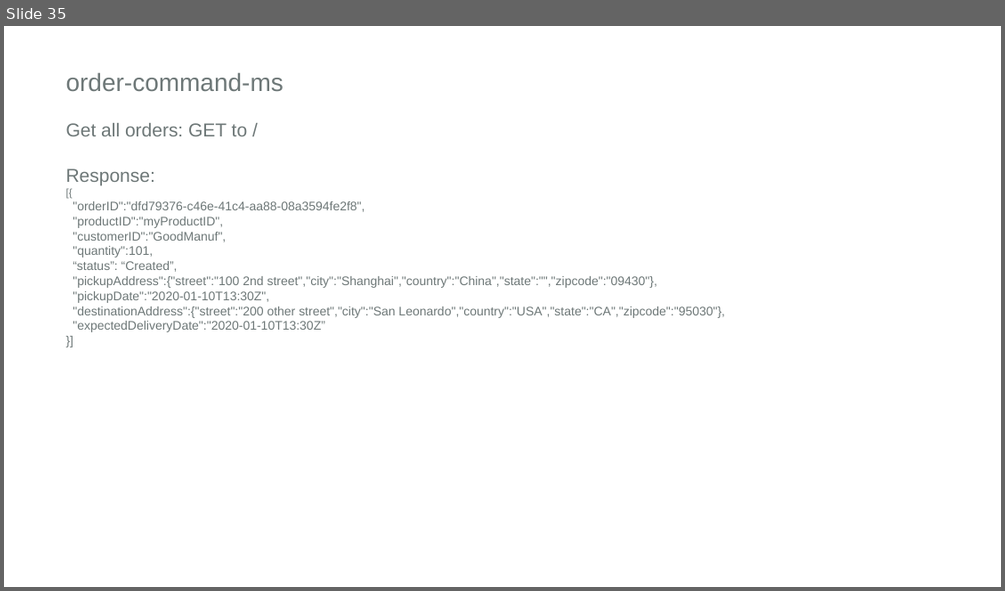
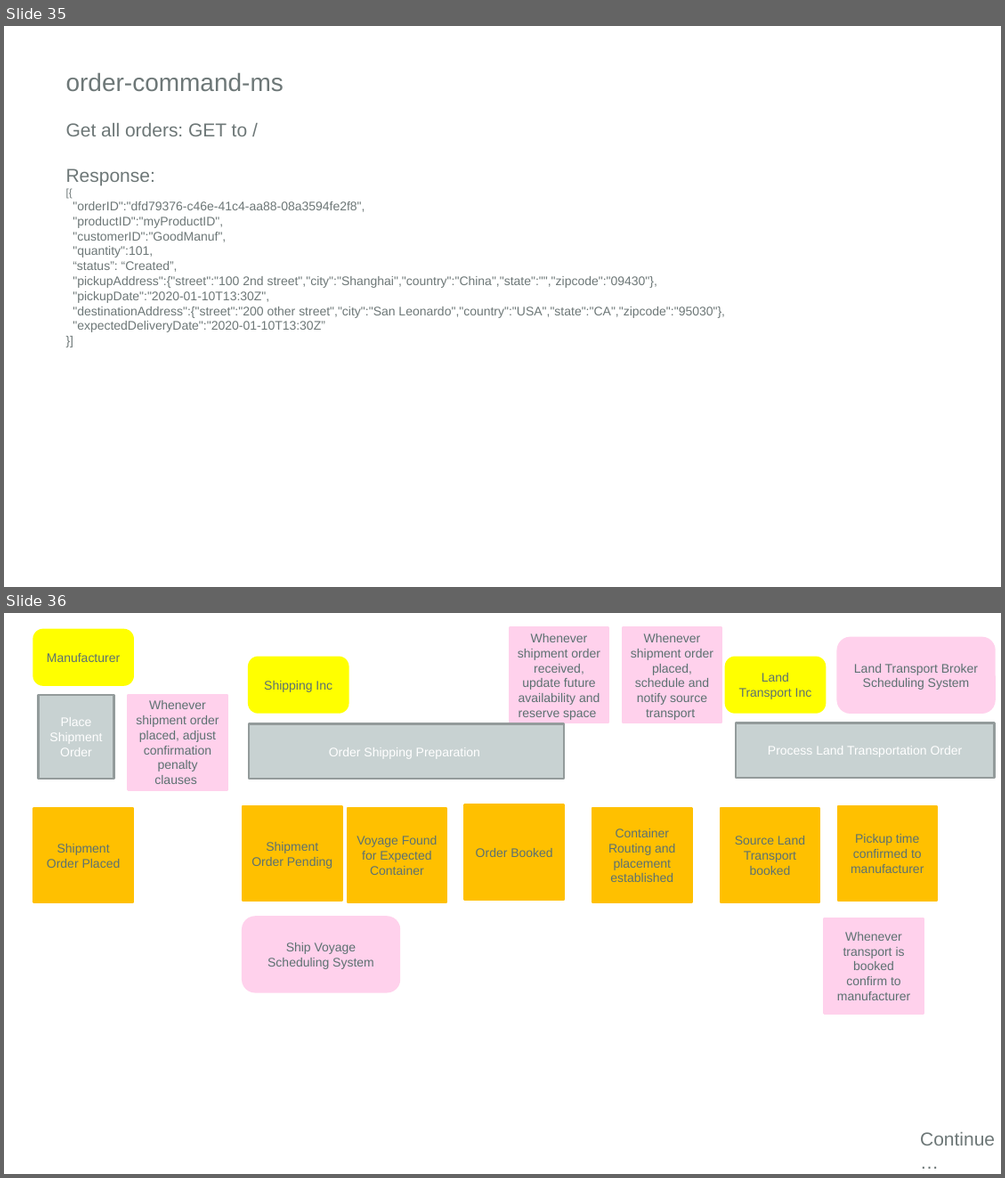
Before and after one commit to matthewpwilson/refarch-kc-order-ms, a slide deck: kc-order-diagrams.pptx. Shown one above the other, each under a label of ours: slide 35 before the commit, slides 35 and 36 after it. The pictures are 1005x591 and 1005x1178 pixels, drawn with LibreOffice and Linux fonts; fonts in the diff are those of the drawing; background and template pictures are left out. Boxes give left, top, right and bottom in pixels: in the first picture for what was removed or moved away, otherwise in the second. Text is boxed around its words. In the diff, an @@ line names an element or a change of style, - is before the commit and + after.

```diff
--- a/kc-order-diagrams.pptx
+++ b/kc-order-diagrams.pptx
@@ slide 36 added at (4,613,1001,1174), background #FFFFFF @@
@@ rounded rectangle added at (34,629,133,685), fill #FFFF00, outline #FFFF00 2 pt, 12 pt, text #5C7171 @@
+Manufacturer
@@ rectangle added at (510,628,608,723), fill #FFD1EC, outline #FFD1EC 2 pt, 12 pt, text #5C7171 @@
+Whenever shipment order received, update future availability and reserve space
@@ rectangle added at (623,628,721,723), fill #FFD1EC, outline #FFD1EC 2 pt, 12 pt, text #5C7171 @@
+Whenever shipment order placed, schedule and notify source transport
@@ rounded rectangle added at (838,638,994,713), fill pattern #FFD1EC on #FFFFFF, outline #FFD1EC 2 pt, 12 pt, text #5C7171 @@
+Land Transport Broker Scheduling System
@@ rounded rectangle added at (250,657,348,713), fill #FFFF00, outline #FFFF00 2 pt, 12 pt, text #5C7171 @@
+Shipping Inc
@@ rounded rectangle added at (726,657,825,713), fill #FFFF00, outline #FFFF00 2 pt, 12 pt, text #5C7171 @@
+Land Transport Inc
@@ rectangle added at (39,695,114,779), fill #C8D2D2, outline #949B9B 2 pt, 12 pt, text #FFFFFF @@
+Place Shipment Order
@@ rectangle added at (128,695,226,789), fill #FFD1EC, outline #FFD1EC 2 pt, 12 pt, text #5C7171 @@
+Whenever shipment order placed, adjust confirmation penalty clauses
@@ rectangle added at (250,723,564,779), fill #C8D2D2, outline #949B9B 2 pt, 12 pt, text #FFFFFF @@
+Order Shipping Preparation
@@ rectangle added at (736,723,995,779), fill #C8D2D2, outline #949B9B 2 pt, 12 pt, text #FFFFFF @@
+Process Land Transportation Order
@@ rectangle added at (34,808,133,903), fill #FFC000, outline #FFC000 2 pt, 12 pt, text #5C7171 @@
+Shipment Order Placed
@@ rectangle added at (243,806,341,900), fill #FFC000, outline #FFC000 2 pt, 12 pt, text #5C7171 @@
+Shipment Order Pending
@@ rectangle added at (348,808,446,903), fill #FFC000, outline #FFC000 2 pt, 12 pt, text #5C7171 @@
+Voyage Found for Expected Container
@@ rectangle added at (465,805,563,900), fill #FFC000, outline #FFC000 2 pt, 12 pt, text #5C7171 @@
+Order Booked
@@ rectangle added at (592,808,691,903), fill #FFC000, outline #FFC000 2 pt, 12 pt, text #5C7171 @@
+Container Routing and placement established
@@ rectangle added at (720,808,819,903), fill #FFC000, outline #FFC000 2 pt, 12 pt, text #5C7171 @@
+Source Land Transport booked
@@ rectangle added at (838,806,937,900), fill #FFC000, outline #FFC000 2 pt, 12 pt, text #5C7171 @@
+Pickup time confirmed to manufacturer
@@ rounded rectangle added at (243,916,399,991), fill pattern #FFD1EC on #FFFFFF, outline #FFD1EC 2 pt, 12 pt, text #5C7171 @@
+Ship Voyage Scheduling System
@@ rectangle added at (825,918,923,1013), fill #FFD1EC, outline #FFD1EC 2 pt, 12 pt, text #5C7171 @@
+Whenever transport is booked confirm to manufacturer
@@ text added at (920,1132,995,1145), 18 pt, text #6D7777 @@
+Continue…
```
Also in this commit, not shown: 3 slides changed, 2 other slides added, 12 slides removed, 6 other files.
